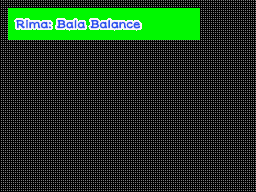
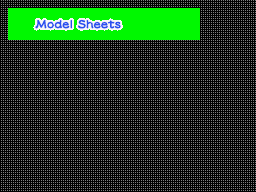
The second 256px x 192px image is a revision of the first. Changes to its layers:
added layer "Model Sheets" above "Photo Series 4" over [35, 19, 121, 29]
hid "Rima: Bala Balance", painted on it over [16, 19, 141, 29]
